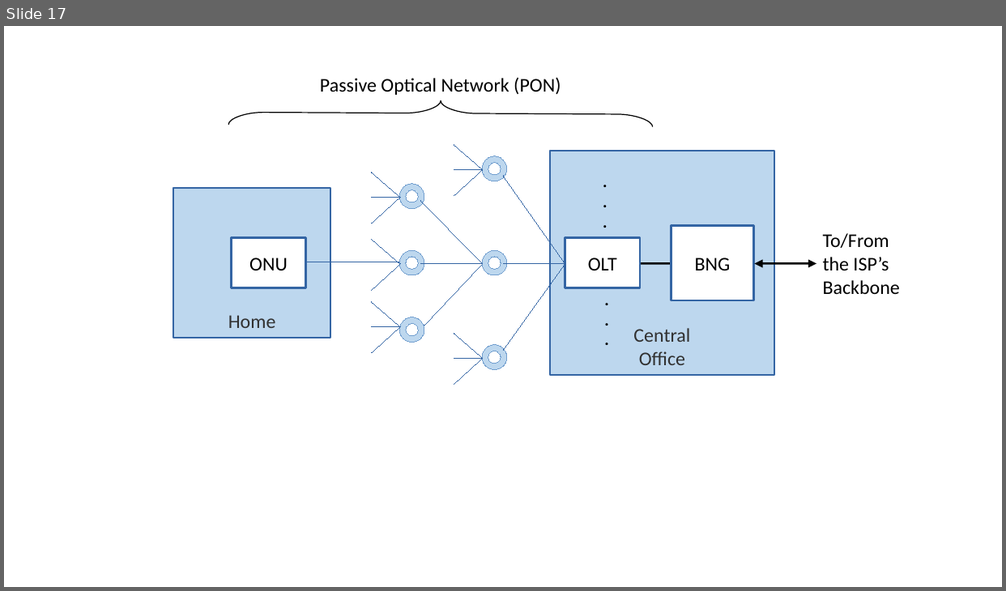
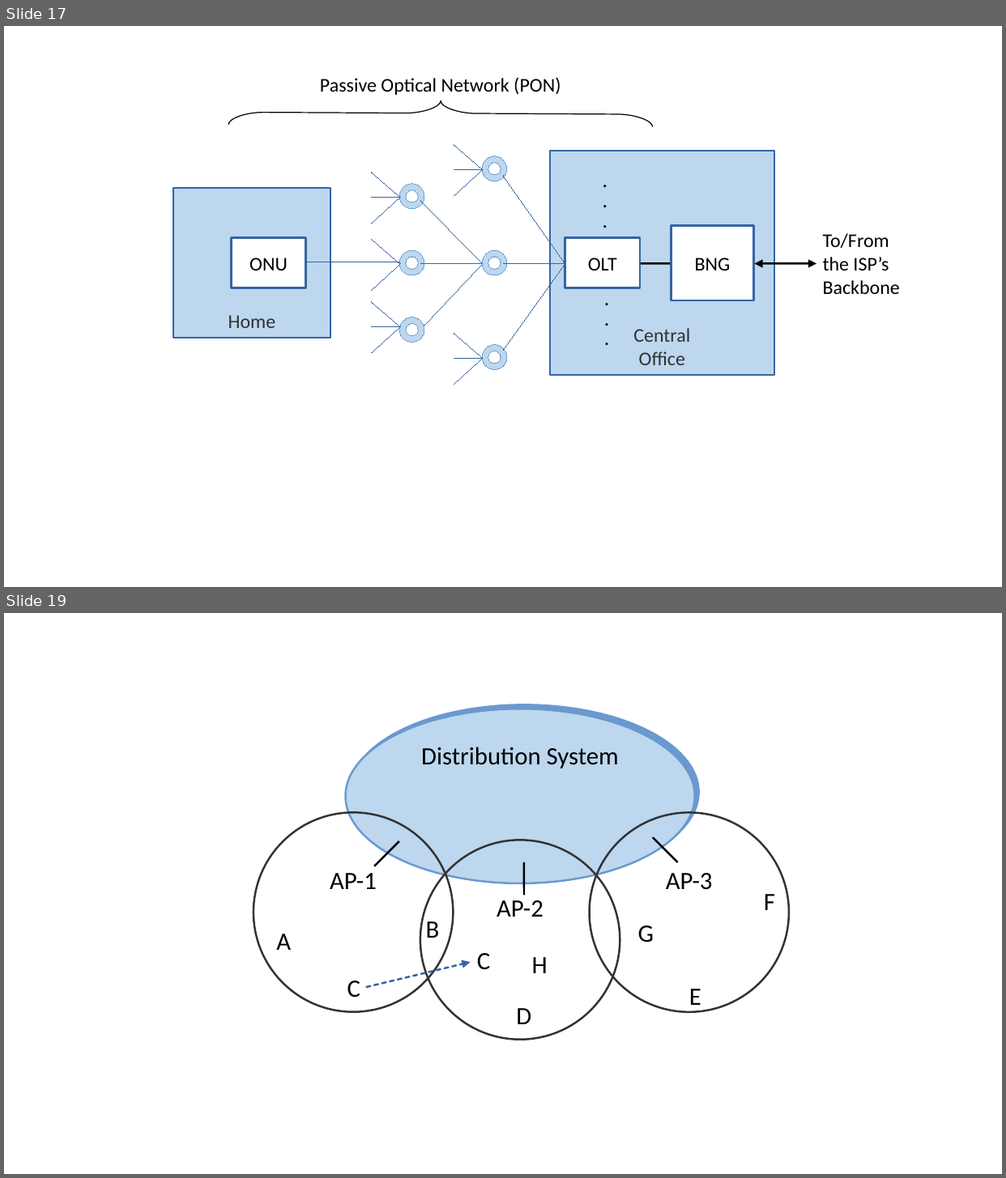
Before and after one commit to SystemsApproach/7E, a slide deck: shared/figures/shared.odp. Shown one above the other, each under a label of ours: slide 17 before the commit, slides 17 and 19 after it; the slides between them are not shown. The pictures are 1006x591 and 1006x1178 pixels, drawn with LibreOffice and Linux fonts; fonts in the diff are those of the drawing. Boxes give left, top, right and bottom in pixels: in the first picture for what was removed or moved away, otherwise in the second. Text is boxed around its words. In the diff, an @@ line names an element or a change of style, - is before the commit and + after.

```diff
--- a/shared/figures/shared.odp
+++ b/shared/figures/shared.odp
@@ slide 19 added at box(4, 613, 1002, 1174), background #FFFFFF @@
@@ ellipse added at box(345, 709, 695, 884), fill #BDD7EE, outline #6A99D0 1.45 pt, 18 pt, text #000000 @@
+Distribution System
@@ ellipse added at box(253, 812, 453, 1012), outline #333333 1.45 pt, 18 pt, text #000000 @@
+AP-1
@@ ellipse added at box(589, 812, 788, 1012), outline #333333 1.45 pt, 18 pt, text #000000 @@
+AP-3
@@ line added from (399, 841) to (374, 867), #000000 1.45 pt @@
@@ ellipse added at box(420, 841, 620, 1040), outline #333333 1.45 pt, 18 pt, text #000000 @@
+AP-2
@@ line added from (653, 837) to (678, 862), #000000 1.45 pt @@
@@ line added from (524, 862) to (524, 896), #000000 1.45 pt @@
@@ text added at box(764, 894, 775, 910), 18 pt, text #000000 @@
+F
@@ text added at box(426, 922, 440, 938), 18 pt, text #000000 @@
+B
@@ text added at box(638, 926, 654, 943), 18 pt, text #000000 @@
+G
@@ text added at box(276, 934, 291, 950), 18 pt, text #000000 @@
+A
@@ arrow added from (366, 987) to (470, 962), #3465A4 1.45 pt dashed @@
@@ text added at box(477, 953, 490, 970), 18 pt, text #000000 @@
+C
@@ text added at box(532, 957, 548, 973), 18 pt, text #000000 @@
+H
@@ text added at box(347, 981, 360, 998), 18 pt, text #000000 @@
+C
@@ text added at box(689, 989, 701, 1012), 18 pt, text #000000 @@
+E
@@ text added at box(516, 1008, 531, 1024), 18 pt, text #000000 @@
+D
```
Also in this commit, not shown: 4 slides changed, 1 other slide added, 14 other files.
